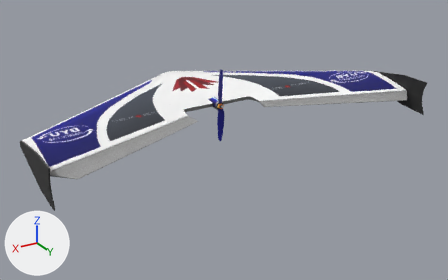
One commit to the COLLADA model src/rosplane2_sim/worlds/fixedwing.dae: the scene before it, then after it.
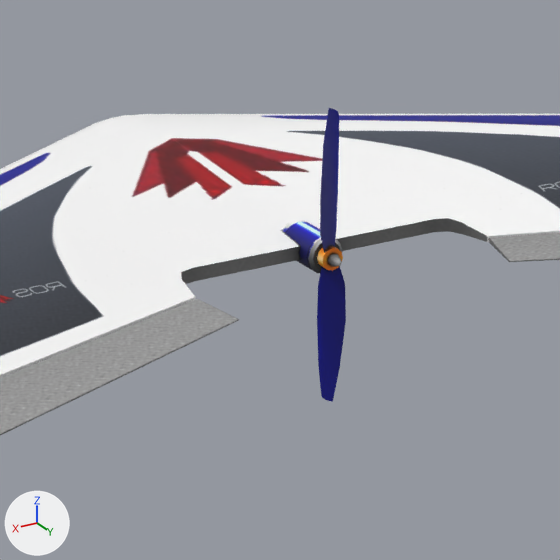
Each version appears first whole from a camera (50 mm lens) standing at (1.158, 2.043, 0.819) and looking at (-0.009, 0.097, -0.154), and next in a close-up on the part from 31% to 62% of the width and 15% to 64% of the height. Arrows for +X, +Y and +Z are at lower left; the lights stay in place. Where no turn or scale is listed for an object, it has been applied to the vertices.

Names of what the first close-up shows: 'Flap_Left', 'Flap_Right', 'Node', 'Wing'.
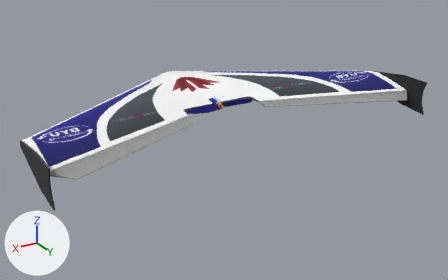
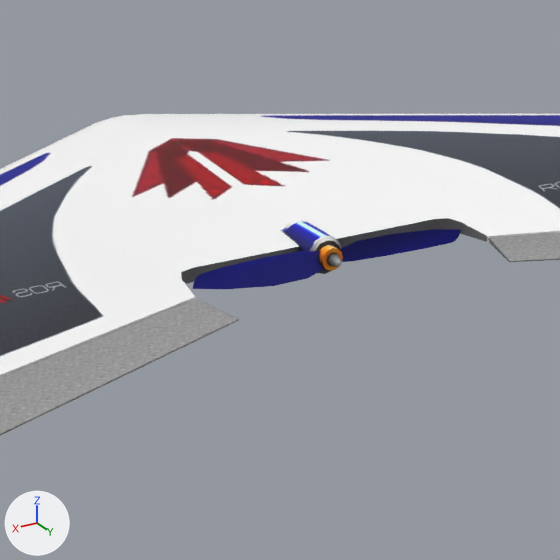
ob_propeller is not drawn itself; it is the parent of ob_node.

Location of each change, [x1, y1, x2, y2] in pixels of the close-ups (560 x 560 px):
'Node', turned
    before: [317, 108, 346, 402]
    after: [192, 229, 461, 289]

The change, as a diff of the scene's bpy script:
```diff
--- a/src/rosplane2_sim/worlds/fixedwing.dae.py
+++ b/src/rosplane2_sim/worlds/fixedwing.dae.py
@@ ob_propeller @@
 ob_propeller.location = (0.0, 0.0, 0.0)
-ob_propeller.rotation_euler = (0.0, -1.571, 0.0)  # degrees (0, -90, 0)
```
